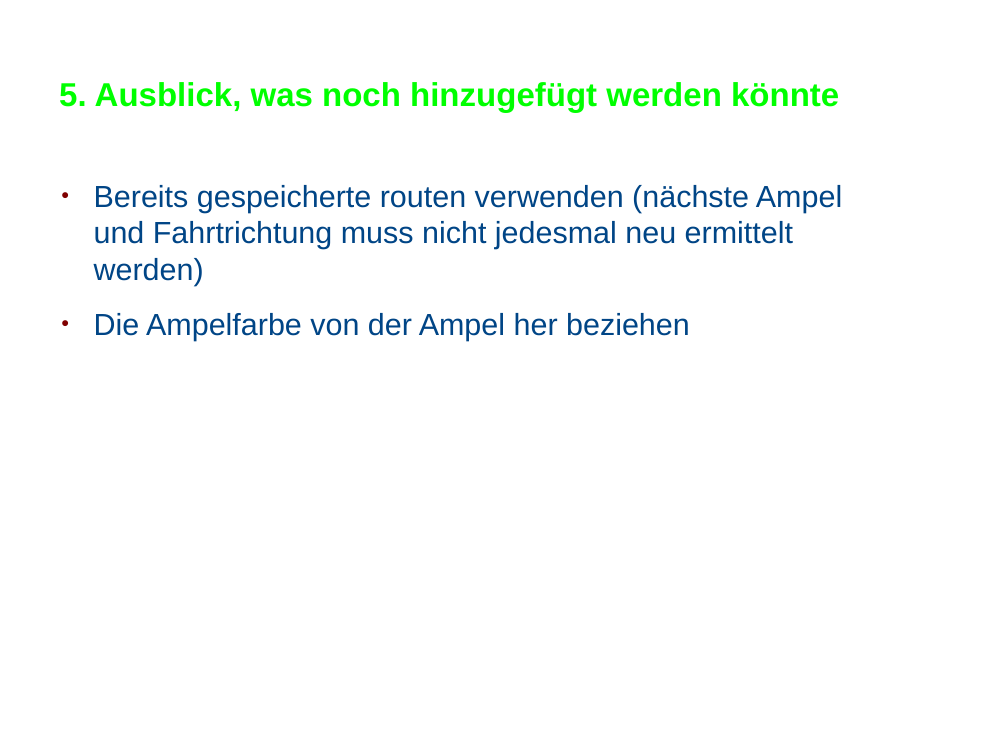
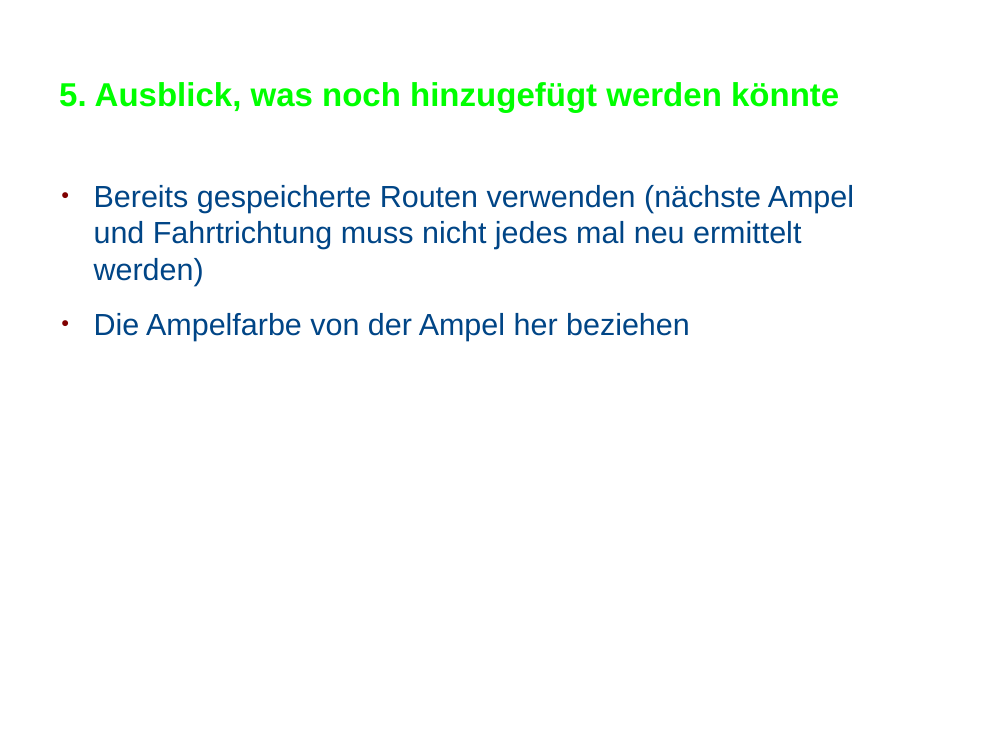
Before and after one commit to MrMariusAP/MeineGrueneWelle, a slide deck: slide 6 of app/src/main/res/Präsentation_MeineGrüneWelle.odp. Drawn at 1008x756 pixels with LibreOffice and Linux fonts; fonts in the diff are those of the drawing; background and template pictures are left out. Boxes give left, top, right and bottom in pixels: in the first picture for what was removed or moved away, otherwise in the second. Text is boxed around its words. In the diff, an @@ line names an element or a change of style, - is before the commit and + after.

```diff
--- a/app/src/main/res/Präsentation_MeineGrüneWelle.odp
+++ b/app/src/main/res/Präsentation_MeineGrüneWelle.odp
@@ text at bbox=[94, 185, 854, 286]: text changed @@
-● Bereits gespeicherte routen verwenden (nächste Ampel und Fahrtrichtung muss nicht jedesmal neu ermittelt werden)
+● Bereits gespeicherte Routen verwenden (nächste Ampel und Fahrtrichtung muss nicht jedes mal neu ermittelt werden)
```
Also in this commit, not shown: 2 other slides changed, 1 other file.
